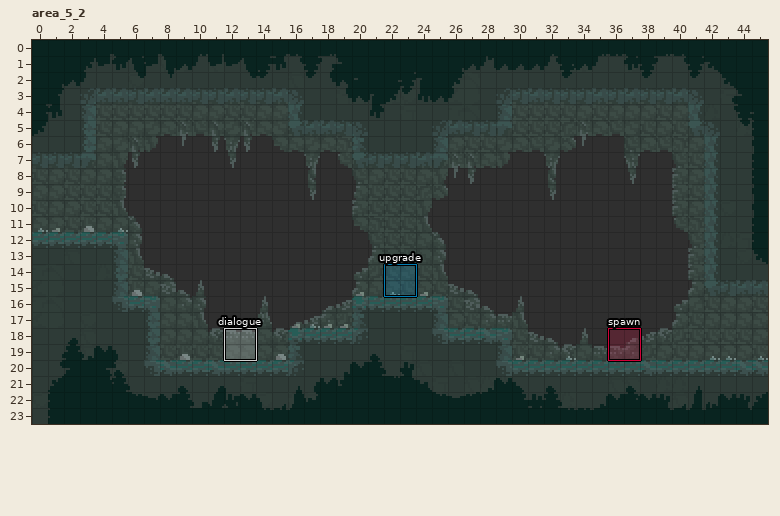
One commit to this LDtk project: CaveBlazer/CaveBlazer/world.ldtk. This is how it looked before the edit.
Cells are 8x8 px. Shown: area_5_2 x 0..45, y 0..23. The commit also changed other parts of the map, which this record leaves out.
Now the later version:
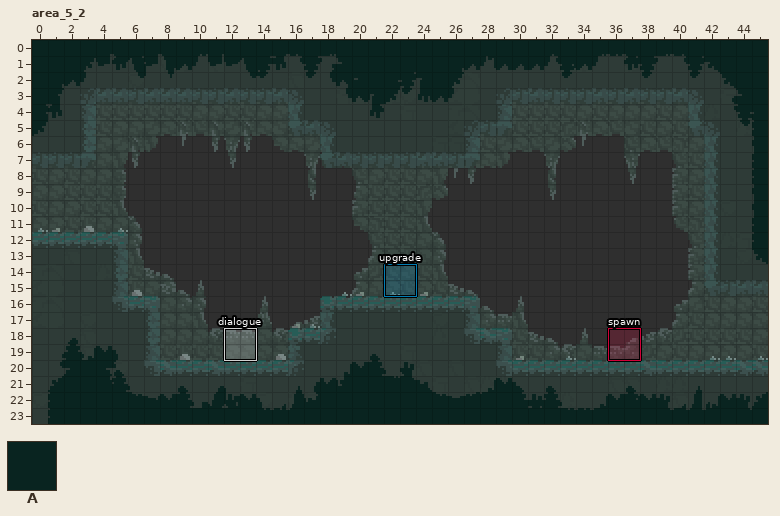
Key: from "tiles": A 1 "Walls".
_ is an empty cell.
The edit:
Layer "tiles":
There is now tile A in row 6 at x 18 and 27; in row 7 at x 18 to 19 and 26 to 27; in row 16 at x 18 to 19 and 26 to 27; in row 17 at x 18 to 19 and 27.
